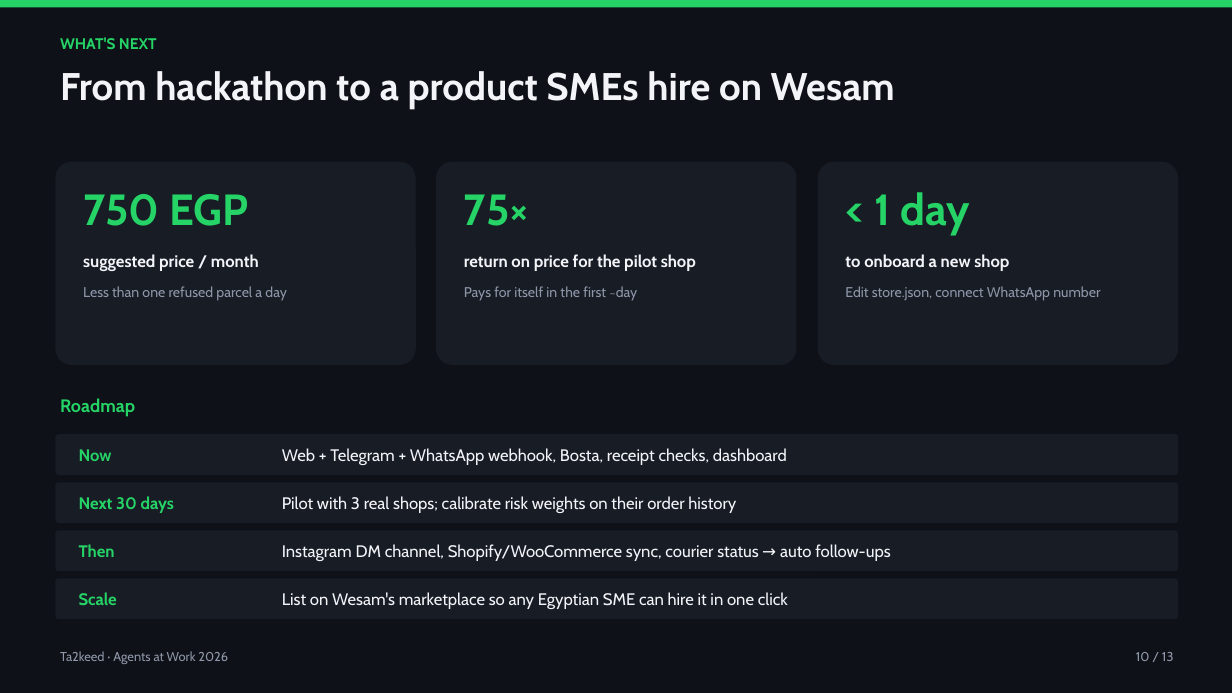
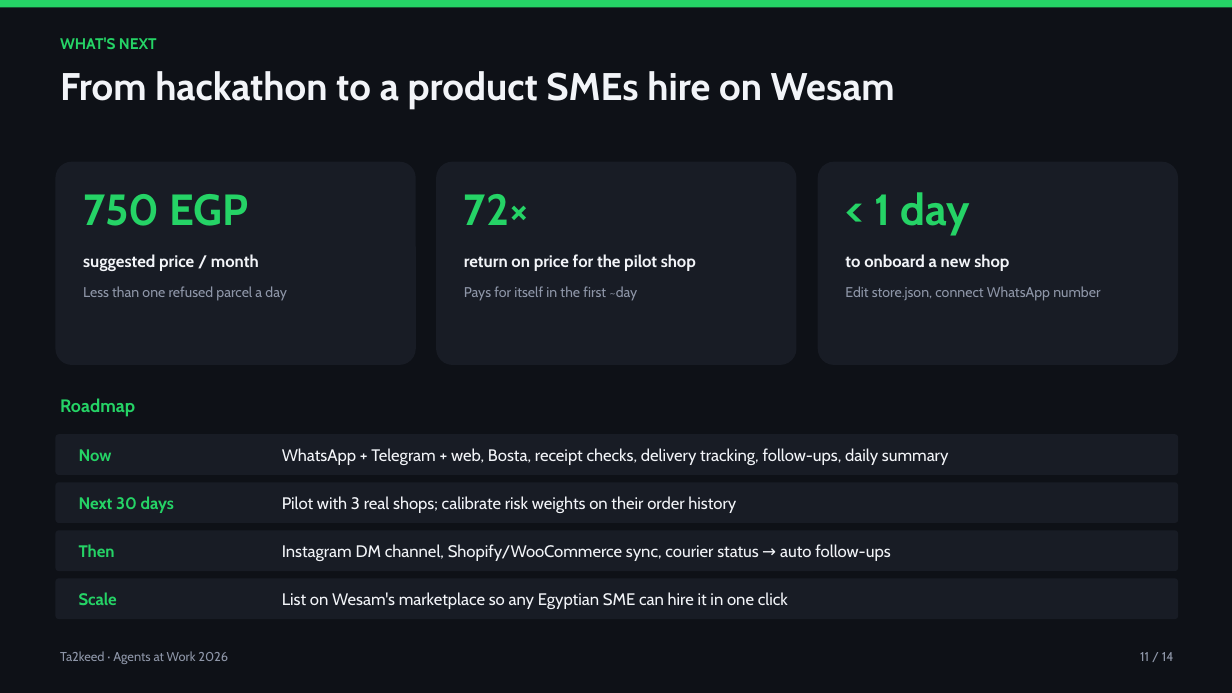
Before and after one commit to MahmoudJimmey/Ta2keed, a slide deck: slide 11 of docs/Ta2keed-impact-slides.pptx (slide 10 before the commit). Drawn at 1232x693 pixels with LibreOffice and Linux fonts; fonts in the diff are those of the drawing. Boxes give left, top, right and bottom in pixels: in the first picture for what was removed or moved away, otherwise in the second. Text is boxed around its words. In the diff, an @@ line names an element or a change of style, - is before the commit and + after.

```diff
--- a/docs/Ta2keed-impact-slides.pptx
+++ b/docs/Ta2keed-impact-slides.pptx
@@ text at (x1=464, y1=194, x2=529, y2=225): text changed @@
-75×
+72×
@@ text at (x1=282, y1=448, x2=949, y2=465): text changed @@
-Web + Telegram + WhatsApp webhook, Bosta, receipt checks, dashboard
+WhatsApp + Telegram + web, Bosta, receipt checks, delivery tracking, follow-ups, daily summary
@@ text at (x1=1140, y1=652, x2=1174, y2=661): text changed @@
-10 / 13
+11 / 14
```
Also in this commit, not shown: 12 other slides changed, 1 slide added, 27 other files.
